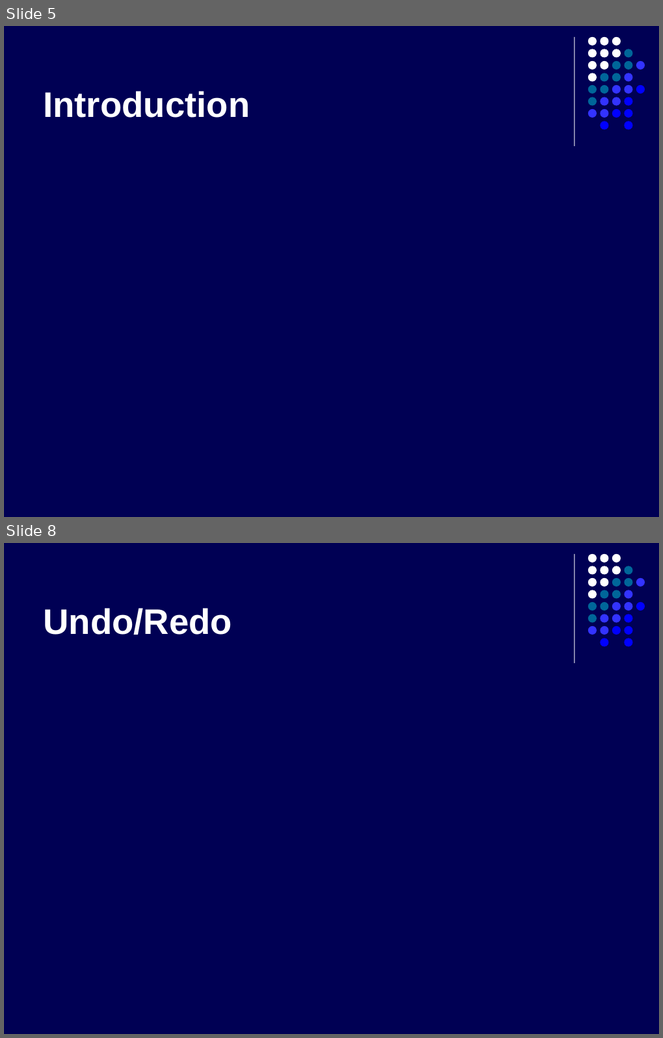
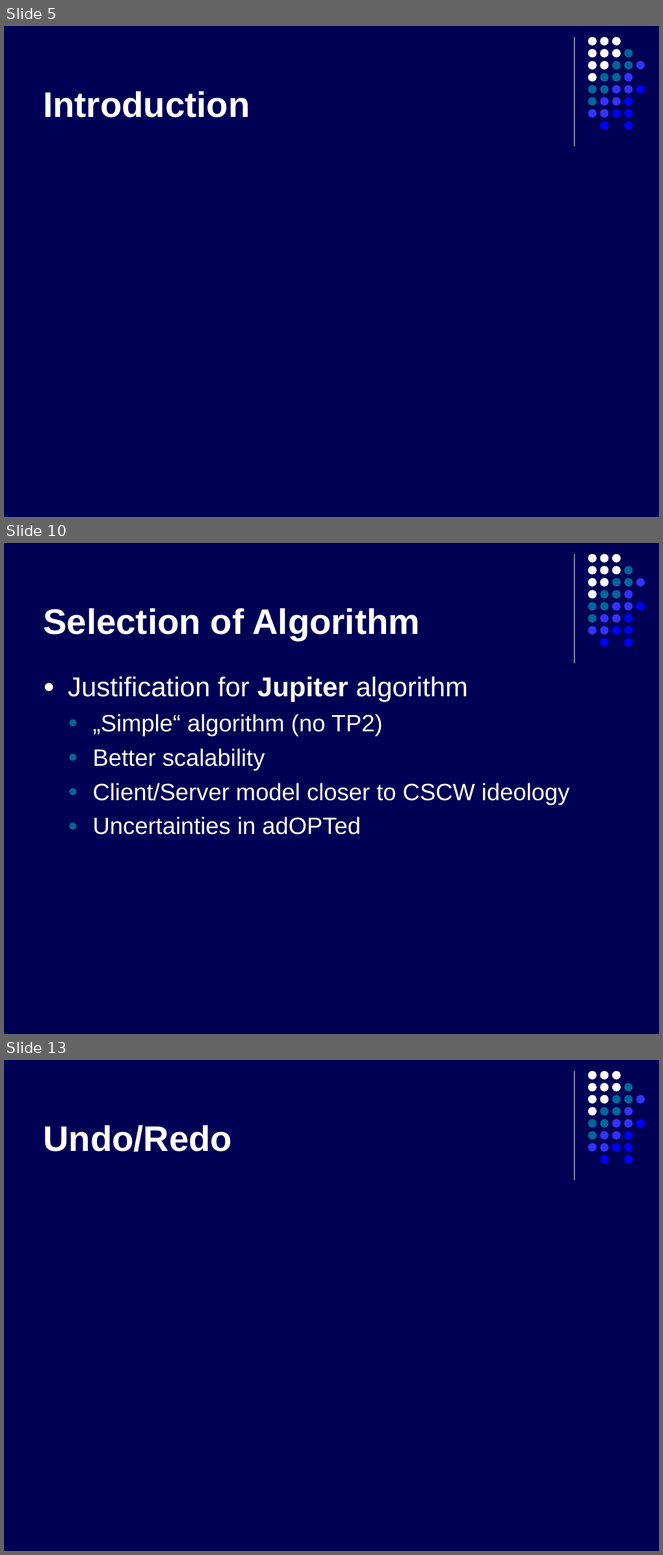
Before and after one commit to kyanha/ace, a slide deck: ace/trunk/doc/presentation/presentation.ppt. Shown one above the other, each under a label of ours: slides 5 and 8 before the commit, slides 5, 10 and 13 after it; the slides between them are not shown. The pictures are 663x1038 and 663x1555 pixels, drawn with LibreOffice and Linux fonts; fonts in the diff are those of the drawing. Boxes give left, top, right and bottom in pixels: in the first picture for what was removed or moved away, otherwise in the second. Text is boxed around its words. In the diff, an @@ line names an element or a change of style, - is before the commit and + after.

```diff
--- a/ace/trunk/doc/presentation/presentation.ppt
+++ b/ace/trunk/doc/presentation/presentation.ppt
@@ slide 10 added at (4, 543, 659, 1034), background #000054; not listed: 32 template elements that a slide beside it also shows @@
@@ title added at (43, 608, 421, 641), 39 pt, text #FFFFFF, bold @@
+Selection of Algorithm
@@ text added at (68, 676, 570, 835), 26 pt, text #FFFFFF @@
+● Justification for Jupiter algorithm
+  ● „Simple“ algorithm (no TP2)
+  ● Better scalability
+  ● Client/Server model closer to CSCW ideology
+  ● Uncertainties in adOPTed
@@ what was slide 8 is now slide 13 @@
```
Also in this commit, not shown: 1 slide changed, 5 other slides added, 1 slide removed.
